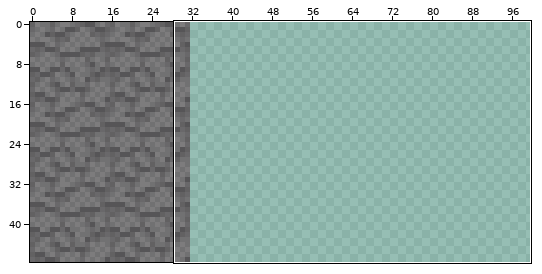
File history of a sprite sheet, assets/block atlas.png. The first picture is a wide view before the edit; the outline marks the close-up.
Close-up. First the earlier version:
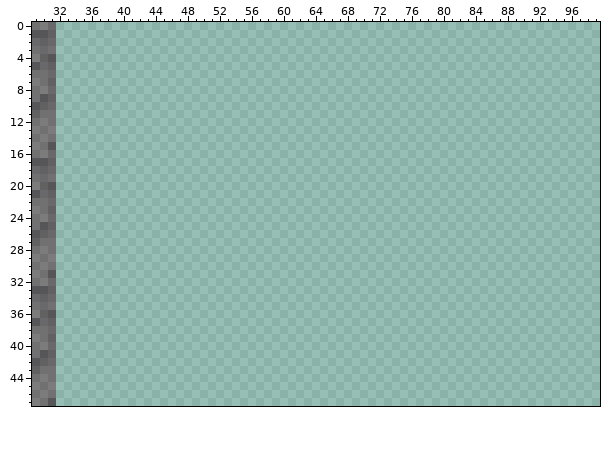
The file is 256x48 pixels. Colours within 5 levels of each other are drawn and written as one. Shown: x 29..99, y 0..47. The wide view leaves out empty margins.
After the commit:
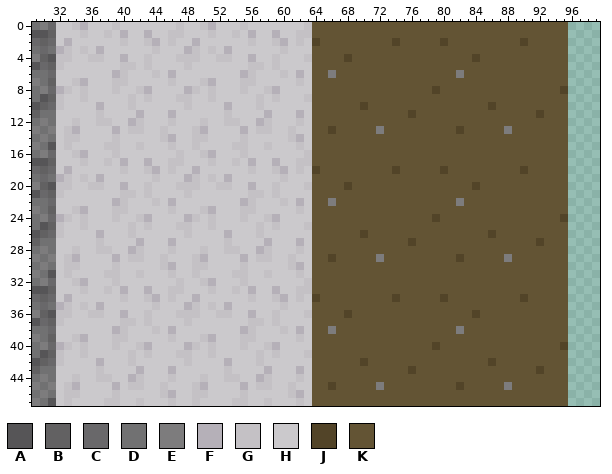
Palette (. is transparent): A #565557  B #626162  C #69686a  D #717172  E #7d7c7d  F #b5b0b8  G #c4c1c5  H #cbc9cc  J #524428  K #635434
The exact change:
y 0: x 32..95 ................................................................ -> HHGFHHHGHHHHHHHGHHGFHHHGHHHHHHHGKKKKKKKKKKKKKKKKKKKKKKKKKKKKKKKK
y 1: x 32..95 ................................................................ -> HHHGHHGHFHHFHHGGHHHGHHGHFHHFHHGGKKKKKKKKKKKKKKKKKKKKKKKKKKKKKKKK
y 2: x 32..95 ................................................................ -> HFHHHHHHGHHGFHGHHFHHHHHHGHHGFHGHJKKKKKKKKKJKKKKKJKKKKKKKKKJKKKKK
y 3: x 32..95 ................................................................ -> FGHGHFHHHHHHGHHHFGHGHFHHHHHHGHHHKKKKKKKKKKKKKKKKKKKKKKKKKKKKKKKK
y 4: x 32..95 ................................................................ -> GGHHGGHHFHHGHHHGGGHHGGHHFHHGHHHGKKKKJKKKKKKKKKKKKKKKJKKKKKKKKKKK
y 5: x 32..95 ................................................................ -> GHHHHHHHGGHGHHHHGHHHHHHHGGHGHHHHKKKKKKKKKKKKKKKKKKKKKKKKKKKKKKKK
y 6: x 32..95 ................................................................ -> HHHHHHHFGHHHGHFHHHHHHHHFGHHHGHFHKKEKKKKKKKKKKKKKKKEKKKKKKKKKKKKK
y 7: x 32..95 ................................................................ -> HHGFHHHGGHHHHHGHHHGFHHHGGHHHHHGHKKKKKKKKKKKKKKKKKKKKKKKKKKKKKKKK
y 8: x 32..95 ................................................................ -> FGHGHHHGHHGFHHHHFGHGHHHGHHGFHHHHKKKKKKKKKKKKKKKJKKKKKKKKKKKKKKKJ
y 9: x 32..95 ................................................................ -> GHHGHHHHHGHGHHHGGHHGHHHHHGHGHHHGKKKKKKKKKKKKKKKKKKKKKKKKKKKKKKKK
y 10: x 32..95 ................................................................ -> GHHHHFHHHGHHHHHHGHHHHFHHHGHHHHHHKKKKKKJKKKKKKKKKKKKKKKJKKKKKKKKK
y 11: x 32..95 ................................................................ -> HHHHHGHHHHFHHHFHHHHHHGHHHHFHHHFHKKKKKKKKKKKKJKKKKKKKKKKKKKKKJKKK
y 12: x 32..95 ................................................................ -> HHGHHGGHHFGHHHGHHHGHHGGHHFGHHHGHKKKKKKKKKKKKKKKKKKKKKKKKKKKKKKKK
y 13: x 32..95 ................................................................ -> HGFHHHHFHGGHHGHHHGFHHHHFHGGHHGHHKKJKKKKKEKKKKKKKKKJKKKKKEKKKKKKK
y 14: x 32..95 ................................................................ -> HGGHHHHGHHHHHGFHHGGHHHHGHHHHHGFHKKKKKKKKKKKKKKKKKKKKKKKKKKKKKKKK
y 15: x 32..95 ................................................................ -> HGHHHHGGHHGHHHGHHGHHHHGGHHGHHHGHKKKKKKKKKKKKKKKKKKKKKKKKKKKKKKKK
y 16: x 32..95 ................................................................ -> HHGFHHHGHHHHHHHGHHGFHHHGHHHHHHHGKKKKKKKKKKKKKKKKKKKKKKKKKKKKKKKK
y 17: x 32..95 ................................................................ -> HHHGHHGHFHHFHHGGHHHGHHGHFHHFHHGGKKKKKKKKKKKKKKKKKKKKKKKKKKKKKKKK
y 18: x 32..95 ................................................................ -> HFHHHHHHGHHGFHGHHFHHHHHHGHHGFHGHJKKKKKKKKKJKKKKKJKKKKKKKKKJKKKKK
y 19: x 32..95 ................................................................ -> FGHGHFHHHHHHGHHHFGHGHFHHHHHHGHHHKKKKKKKKKKKKKKKKKKKKKKKKKKKKKKKK
y 20: x 32..95 ................................................................ -> GGHHGGHHFHHGHHHGGGHHGGHHFHHGHHHGKKKKJKKKKKKKKKKKKKKKJKKKKKKKKKKK
y 21: x 32..95 ................................................................ -> GHHHHHHHGGHGHHHHGHHHHHHHGGHGHHHHKKKKKKKKKKKKKKKKKKKKKKKKKKKKKKKK
y 22: x 32..95 ................................................................ -> HHHHHHHFGHHHGHFHHHHHHHHFGHHHGHFHKKEKKKKKKKKKKKKKKKEKKKKKKKKKKKKK
y 23: x 32..95 ................................................................ -> HHGFHHHGGHHHHHGHHHGFHHHGGHHHHHGHKKKKKKKKKKKKKKKKKKKKKKKKKKKKKKKK
y 24: x 32..95 ................................................................ -> FGHGHHHGHHGFHHHHFGHGHHHGHHGFHHHHKKKKKKKKKKKKKKKJKKKKKKKKKKKKKKKJ
y 25: x 32..95 ................................................................ -> GHHGHHHHHGHGHHHGGHHGHHHHHGHGHHHGKKKKKKKKKKKKKKKKKKKKKKKKKKKKKKKK
y 26: x 32..95 ................................................................ -> GHHHHFHHHGHHHHHHGHHHHFHHHGHHHHHHKKKKKKJKKKKKKKKKKKKKKKJKKKKKKKKK
y 27: x 32..95 ................................................................ -> HHHHHGHHHHFHHHFHHHHHHGHHHHFHHHFHKKKKKKKKKKKKJKKKKKKKKKKKKKKKJKKK
y 28: x 32..95 ................................................................ -> HHGHHGGHHFGHHHGHHHGHHGGHHFGHHHGHKKKKKKKKKKKKKKKKKKKKKKKKKKKKKKKK
y 29: x 32..95 ................................................................ -> HGFHHHHFHGGHHGHHHGFHHHHFHGGHHGHHKKJKKKKKEKKKKKKKKKJKKKKKEKKKKKKK
y 30: x 32..95 ................................................................ -> HGGHHHHGHHHHHGFHHGGHHHHGHHHHHGFHKKKKKKKKKKKKKKKKKKKKKKKKKKKKKKKK
y 31: x 32..95 ................................................................ -> HGHHHHGGHHGHHHGHHGHHHHGGHHGHHHGHKKKKKKKKKKKKKKKKKKKKKKKKKKKKKKKK
y 32: x 32..95 ................................................................ -> HHGFHHHGHHHHHHHGHHGFHHHGHHHHHHHGKKKKKKKKKKKKKKKKKKKKKKKKKKKKKKKK
y 33: x 32..95 ................................................................ -> HHHGHHGHFHHFHHGGHHHGHHGHFHHFHHGGKKKKKKKKKKKKKKKKKKKKKKKKKKKKKKKK
y 34: x 32..95 ................................................................ -> HFHHHHHHGHHGFHGHHFHHHHHHGHHGFHGHJKKKKKKKKKJKKKKKJKKKKKKKKKJKKKKK
y 35: x 32..95 ................................................................ -> FGHGHFHHHHHHGHHHFGHGHFHHHHHHGHHHKKKKKKKKKKKKKKKKKKKKKKKKKKKKKKKK
y 36: x 32..95 ................................................................ -> GGHHGGHHFHHGHHHGGGHHGGHHFHHGHHHGKKKKJKKKKKKKKKKKKKKKJKKKKKKKKKKK
y 37: x 32..95 ................................................................ -> GHHHHHHHGGHGHHHHGHHHHHHHGGHGHHHHKKKKKKKKKKKKKKKKKKKKKKKKKKKKKKKK
y 38: x 32..95 ................................................................ -> HHHHHHHFGHHHGHFHHHHHHHHFGHHHGHFHKKEKKKKKKKKKKKKKKKEKKKKKKKKKKKKK
y 39: x 32..95 ................................................................ -> HHGFHHHGGHHHHHGHHHGFHHHGGHHHHHGHKKKKKKKKKKKKKKKKKKKKKKKKKKKKKKKK
y 40: x 32..95 ................................................................ -> FGHGHHHGHHGFHHHHFGHGHHHGHHGFHHHHKKKKKKKKKKKKKKKJKKKKKKKKKKKKKKKJ
y 41: x 32..95 ................................................................ -> GHHGHHHHHGHGHHHGGHHGHHHHHGHGHHHGKKKKKKKKKKKKKKKKKKKKKKKKKKKKKKKK
y 42: x 32..95 ................................................................ -> GHHHHFHHHGHHHHHHGHHHHFHHHGHHHHHHKKKKKKJKKKKKKKKKKKKKKKJKKKKKKKKK
y 43: x 32..95 ................................................................ -> HHHHHGHHHHFHHHFHHHHHHGHHHHFHHHFHKKKKKKKKKKKKJKKKKKKKKKKKKKKKJKKK
y 44: x 32..95 ................................................................ -> HHGHHGGHHFGHHHGHHHGHHGGHHFGHHHGHKKKKKKKKKKKKKKKKKKKKKKKKKKKKKKKK
y 45: x 32..95 ................................................................ -> HGFHHHHFHGGHHGHHHGFHHHHFHGGHHGHHKKJKKKKKEKKKKKKKKKJKKKKKEKKKKKKK
y 46: x 32..95 ................................................................ -> HGGHHHHGHHHHHGFHHGGHHHHGHHHHHGFHKKKKKKKKKKKKKKKKKKKKKKKKKKKKKKKK
y 47: x 32..95 ................................................................ -> HGHHHHGGHHGHHHGHHGHHHHGGHHGHHHGHKKKKKKKKKKKKKKKKKKKKKKKKKKKKKKKK
